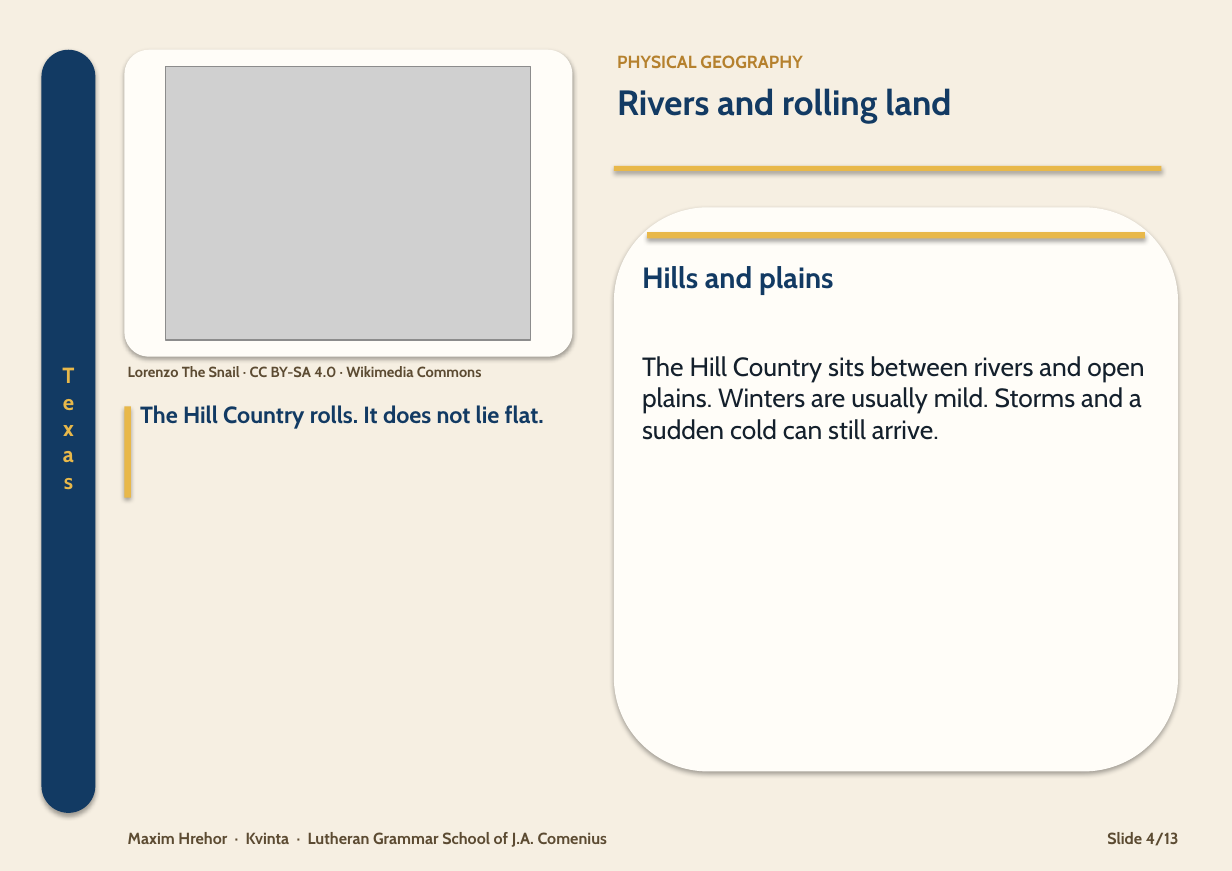
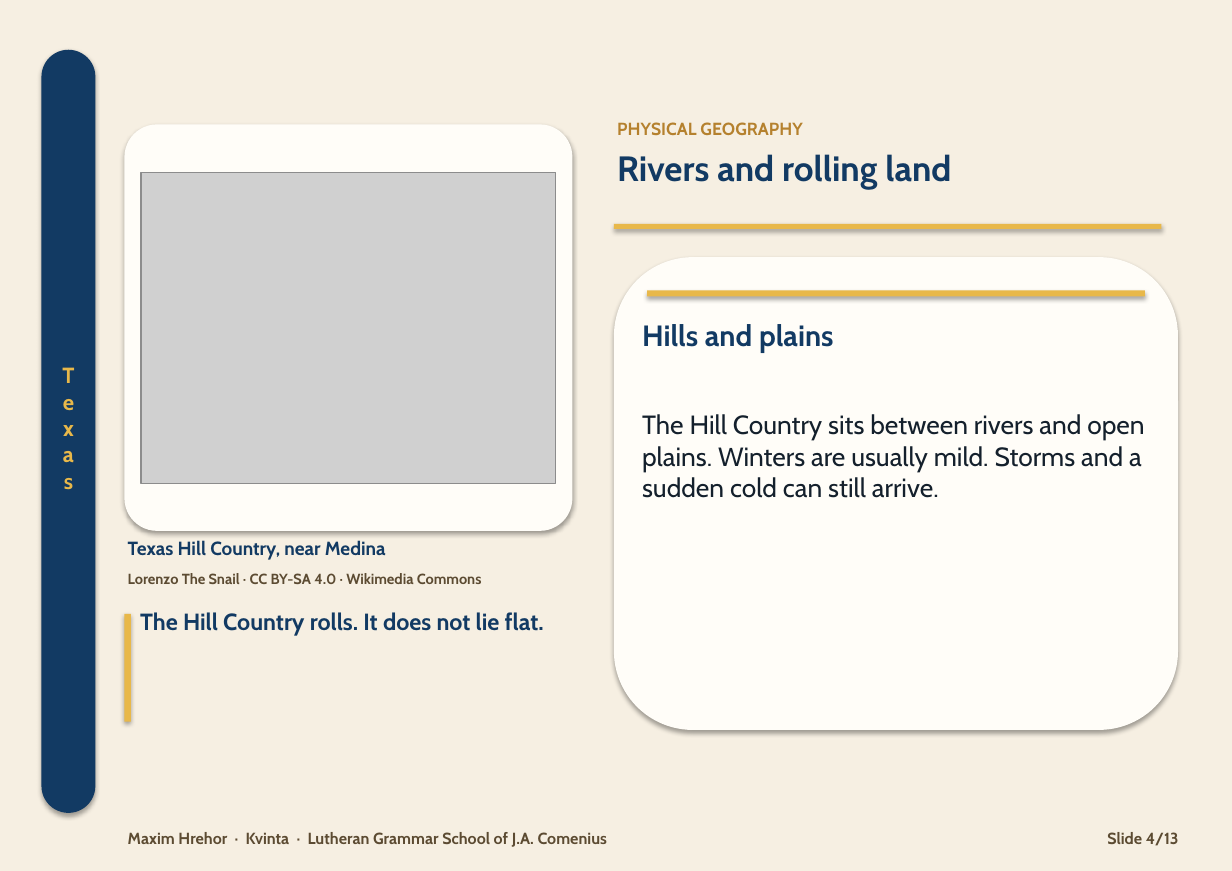
Before and after one commit to HenrichHrehor/Visualia, a slide deck: slide 4 of export/texas/ver2.pptx. Drawn at 1232x871 pixels with LibreOffice and Linux fonts; fonts in the diff are those of the drawing; grey boxes stand for pictures. Boxes give left, top, right and bottom in pixels: in the first picture for what was removed or moved away, otherwise in the second. Text is boxed around its words. In the diff, an @@ line names an element or a change of style, - is before the commit and + after.

```diff
--- a/export/texas/ver2.pptx
+++ b/export/texas/ver2.pptx
@@ text "PHYSICAL GEOGRAPHY": place and size @@
-text "PHYSICAL GEOGRAPHY" at <box>617,55,802,68</box>
+text "PHYSICAL GEOGRAPHY" at <box>617,122,802,135</box>
@@ rounded rectangle: place and size @@
-rounded rectangle at <box>124,50,572,356</box>
+rounded rectangle at <box>124,124,572,531</box>
@@ text "Rivers and rolling land": place and size @@
-text "Rivers and rolling land" at <box>617,88,951,124</box>
+text "Rivers and rolling land" at <box>617,154,951,190</box>
@@ picture: place and size @@
-picture at <box>165,66,530,340</box>
+picture at <box>141,172,556,483</box>
@@ rectangle: place and size @@
-rectangle at <box>647,232,1145,238</box>
+rectangle at <box>614,224,1162,230</box>
@@ rounded rectangle: place and size @@
-rounded rectangle at <box>614,208,1178,771</box>
+rounded rectangle at <box>614,257,1178,730</box>
@@ rectangle: place and size @@
-rectangle at <box>614,165,1162,171</box>
+rectangle at <box>647,291,1145,297</box>
@@ text "Hills and plains": place and size @@
-text "Hills and plains" at <box>642,266,834,295</box>
+text "Hills and plains" at <box>642,324,834,353</box>
@@ text "The Hill Country sits between ...": place and size @@
-text "The Hill Country sits between ..." at <box>642,356,1144,440</box>
+text "The Hill Country sits between ..." at <box>642,414,1144,498</box>
@@ text "Lorenzo The Snail · CC ...": place and size @@
-text "Lorenzo The Snail · CC ..." at <box>128,366,482,377</box>
+text "Lorenzo The Snail · CC ..." at <box>128,573,482,584</box>
@@ text added at <box>128,540,386,560</box>, 13 pt, text #123A63, bold @@
+Texas Hill Country, near Medina
@@ rectangle: place and size @@
-rectangle at <box>124,407,131,498</box>
+rectangle at <box>124,614,131,722</box>
@@ text "The Hill Country rolls. It ...": place and size @@
-text "The Hill Country rolls. It ..." at <box>140,405,544,429</box>
+text "The Hill Country rolls. It ..." at <box>140,612,544,636</box>
```
Also in this commit, not shown: 12 other slides changed, 4 other files.
